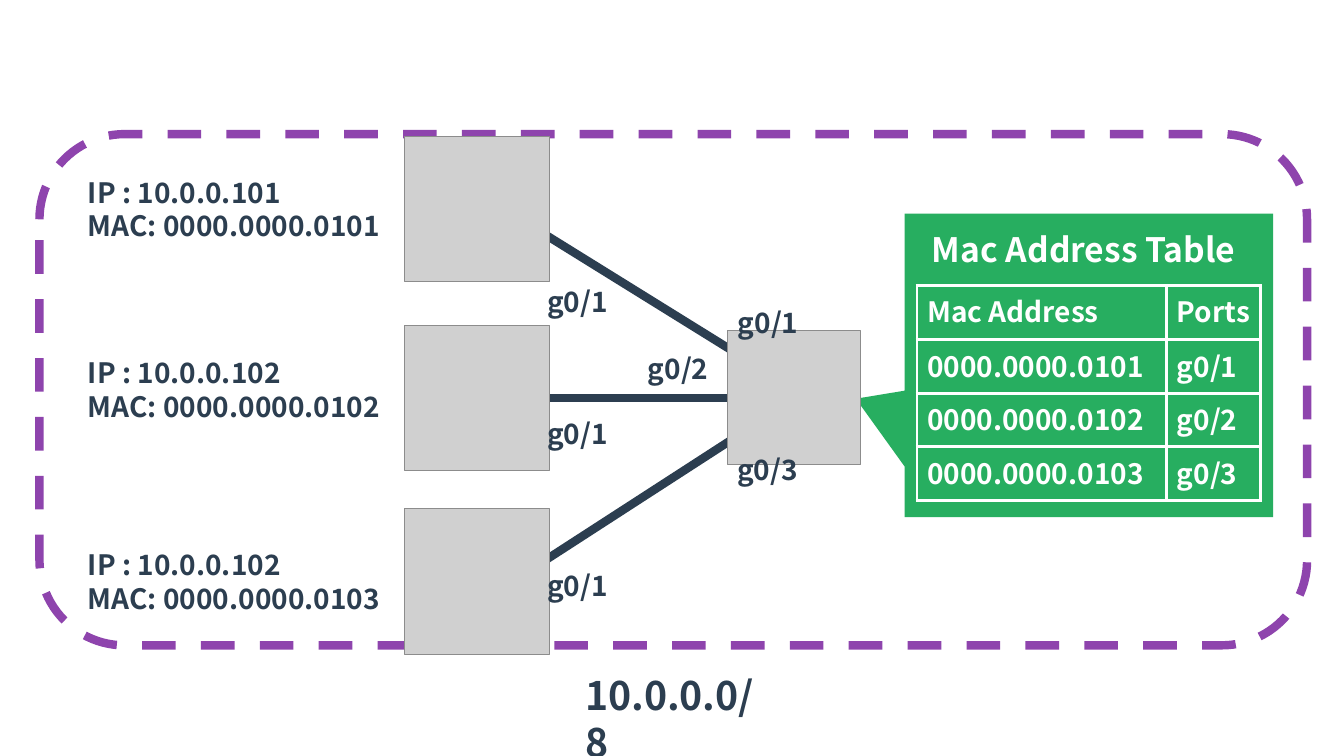
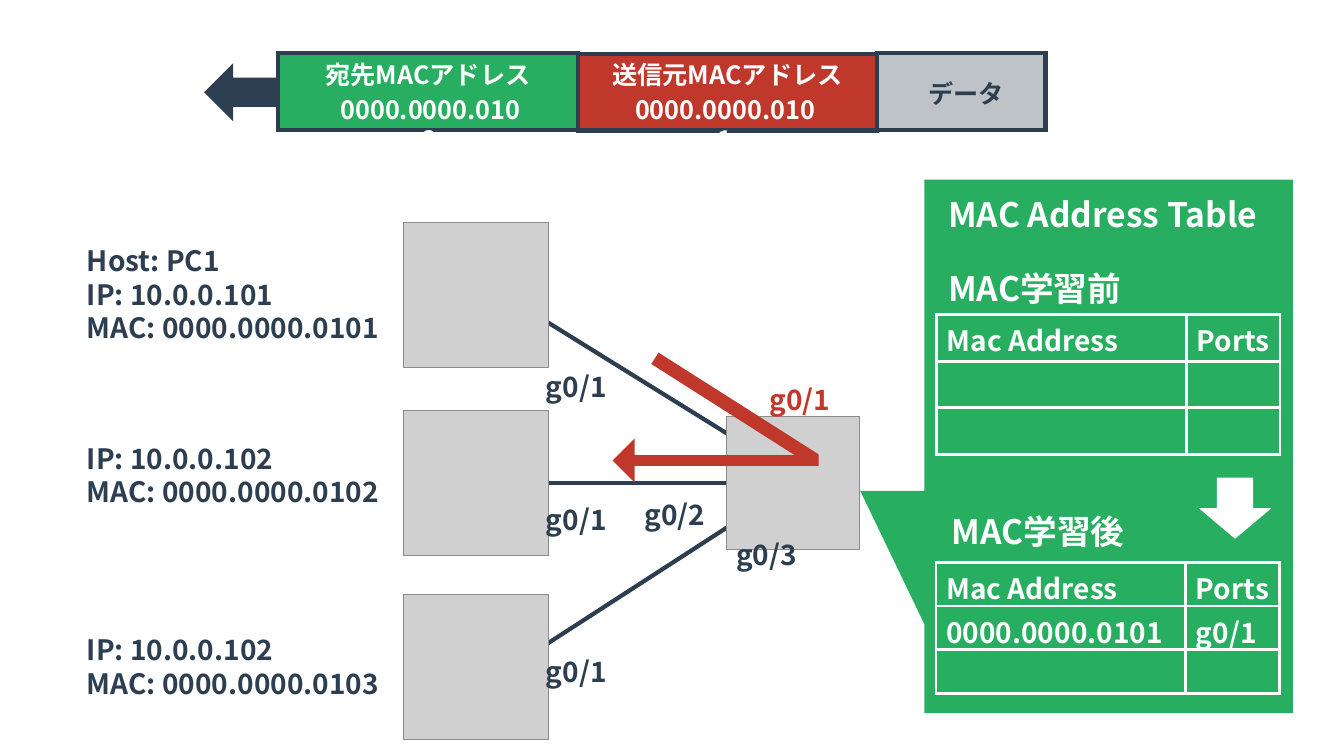
Before and after one commit to yuichi110/www.yuichi.com-network, a slide deck: slide 4 of slides/0025.pptx (slide 3 before the commit). Drawn at 1344x756 pixels with LibreOffice and Linux fonts; fonts in the diff are those of the drawing; grey boxes stand for pictures. Boxes give left, top, right and bottom in pixels: in the first picture for what was removed or moved away, otherwise in the second. Text is boxed around its words. In the diff, an @@ line names an element or a change of style, - is before the commit and + after.

```diff
--- a/slides/0025.pptx
+++ b/slides/0025.pptx
@@ rectangle added at bbox=[278, 53, 578, 130], fill #27AE60, outline #2C3E50 3 pt @@
@@ rectangle added at bbox=[578, 53, 877, 130], fill #C0382B, outline #2C3E50 3 pt @@
@@ rectangle added at bbox=[877, 53, 1046, 130], fill #BDC3C7, outline #2C3E50 3 pt @@
@@ left arrow added at bbox=[205, 64, 322, 122], fill #2C3E50 @@
@@ text added at bbox=[325, 62, 530, 86], 18 pt, text #FFFFFF, bold @@
+宛先MACアドレス
@@ text added at bbox=[612, 62, 842, 87], 18 pt, text #FFFFFF, bold @@
+送信元MACアドレス
@@ text added at bbox=[928, 81, 1004, 105], 18 pt, text #2C3E50, bold @@
+データ
@@ rounded rectangle removed at bbox=[39, 134, 1308, 645] @@
@@ speech box: place and size @@
-speech box at bbox=[904, 214, 1273, 517]
+speech box at bbox=[925, 179, 1294, 713]
@@ speech box at bbox=[925, 179, 1294, 713]: proportions changed @@
@@ text at bbox=[948, 200, 1257, 228]: text changed @@
-Mac Address Table
+MAC Address Table
@@ text "Host: PC1": place and size @@
-text "Host: PC1" at bbox=[88, 182, 380, 237]
+text "Host: PC1" at bbox=[87, 250, 273, 339]
@@ text at bbox=[87, 250, 273, 306]: text changed @@
-IP : 10.0.0.101
+Host: PC1
+IP: 10.0.0.101
@@ 6 texts, 4 pictures, 3 lines: place and size @@
-6 texts, 4 pictures, 3 lines at bbox=[88, 137, 861, 654]
+6 texts, 4 pictures, 3 lines at bbox=[87, 222, 859, 740]
@@ line (493, 288) - (793, 475): stroke #2C3E50 6 pt to #2C3E50 3 pt @@
@@ text added at bbox=[948, 272, 1121, 304], 24 pt, text #FFFFFF, bold @@
+MAC学習前
@@ text added at bbox=[162, 317, 379, 339], 18 pt, text #FFFFFF, bold @@
+0000.0000.0101
@@ table at bbox=[937, 315, 1280, 455] @@
-row 2: 0000.0000.0101 | g0/1
-row 3: 0000.0000.0102 | g0/2
-row 4: 0000.0000.0103 | g0/3
+row 2:  | 
+row 3:  | 
@@ table: place and size @@
-table at bbox=[918, 285, 1261, 500]
+table at bbox=[937, 315, 1280, 455]
@@ rectangle added at bbox=[651, 353, 819, 465], fill #C0382B @@
@@ text "g0/1": place and size @@
-text "g0/1" at bbox=[738, 305, 799, 340]
+text "g0/1" at bbox=[769, 387, 830, 418]
@@ text "g0/1" at bbox=[769, 387, 830, 418]: text colour #2C3E50 to #C0382B @@
@@ text at bbox=[87, 448, 273, 470]: spaces changed @@
-IP : 10.0.0.102
+IP: 10.0.0.102
@@ left arrow added at bbox=[613, 439, 819, 482], fill #C0382B @@
@@ down arrow added at bbox=[1199, 478, 1271, 539], fill #FFFFFF @@
@@ text added at bbox=[162, 481, 379, 503], 18 pt, text #FFFFFF, bold @@
+0000.0000.0102
@@ line (488, 483) - (778, 483): stroke #2C3E50 6 pt to #2C3E50 3 pt @@
@@ line (505, 671) - (773, 497): stroke #2C3E50 6 pt to #2C3E50 3 pt @@
@@ text "g0/2": place and size @@
-text "g0/2" at bbox=[648, 356, 709, 386]
+text "g0/2" at bbox=[644, 502, 705, 532]
@@ text added at bbox=[952, 515, 1125, 547], 24 pt, text #FFFFFF, bold @@
+MAC学習後
@@ table added at bbox=[937, 563, 1280, 694], 3 rows, 2 columns @@
+Mac Address | Ports
+0000.0000.0101 | g0/1
+ | 
@@ text at bbox=[87, 639, 273, 661]: spaces changed @@
-IP : 10.0.0.102
+IP: 10.0.0.102
@@ text removed at bbox=[585, 678, 754, 717] @@
-10.0.0.0/8
```
Also in this commit, not shown: 3 other slides changed, 1 slide added, 1 other file.
